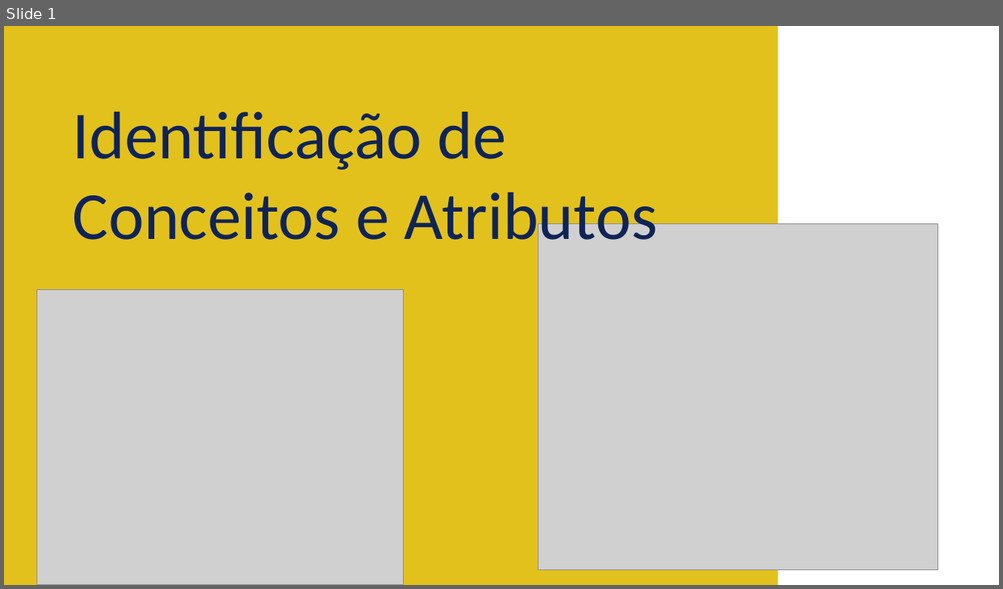
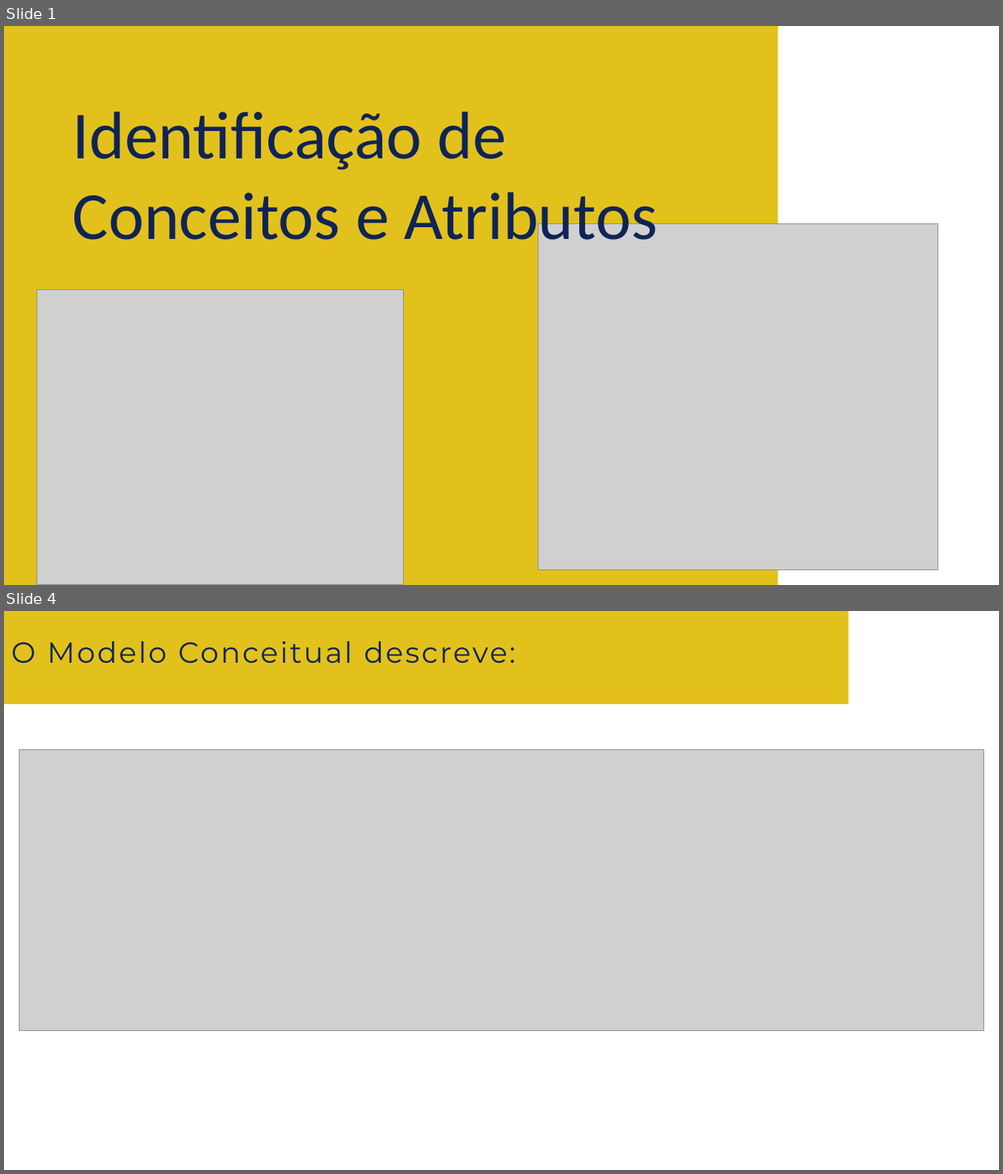
Before and after one commit to andreneves/PP, a slide deck: 02-IdentificaçãoDeConceitosEAtributos.pptx. Shown one above the other, each under a label of ours: slide 1 before the commit, slides 1 and 4 after it; the slides between them are not shown. The pictures are 1003x589 and 1003x1174 pixels, drawn with LibreOffice and Linux fonts; fonts in the diff are those of the drawing; grey boxes stand for pictures; background and template pictures are left out. Boxes give left, top, right and bottom in pixels: in the first picture for what was removed or moved away, otherwise in the second. Text is boxed around its words. In the diff, an @@ line names an element or a change of style, - is before the commit and + after.

```diff
--- a/02-IdentificaçãoDeConceitosEAtributos.pptx
+++ b/02-IdentificaçãoDeConceitosEAtributos.pptx
@@ slide 4 added at [4,611,999,1170], background picture (left out) @@
@@ rectangle added at [4,611,848,704], fill #E3C11D @@
@@ text added at [11,641,515,664], 28 pt, text #0F2456 @@
+O Modelo Conceitual descreve:
@@ picture added at [19,750,984,1031] @@
```
Also in this commit, not shown: 1 slide changed, 15 other slides added.
